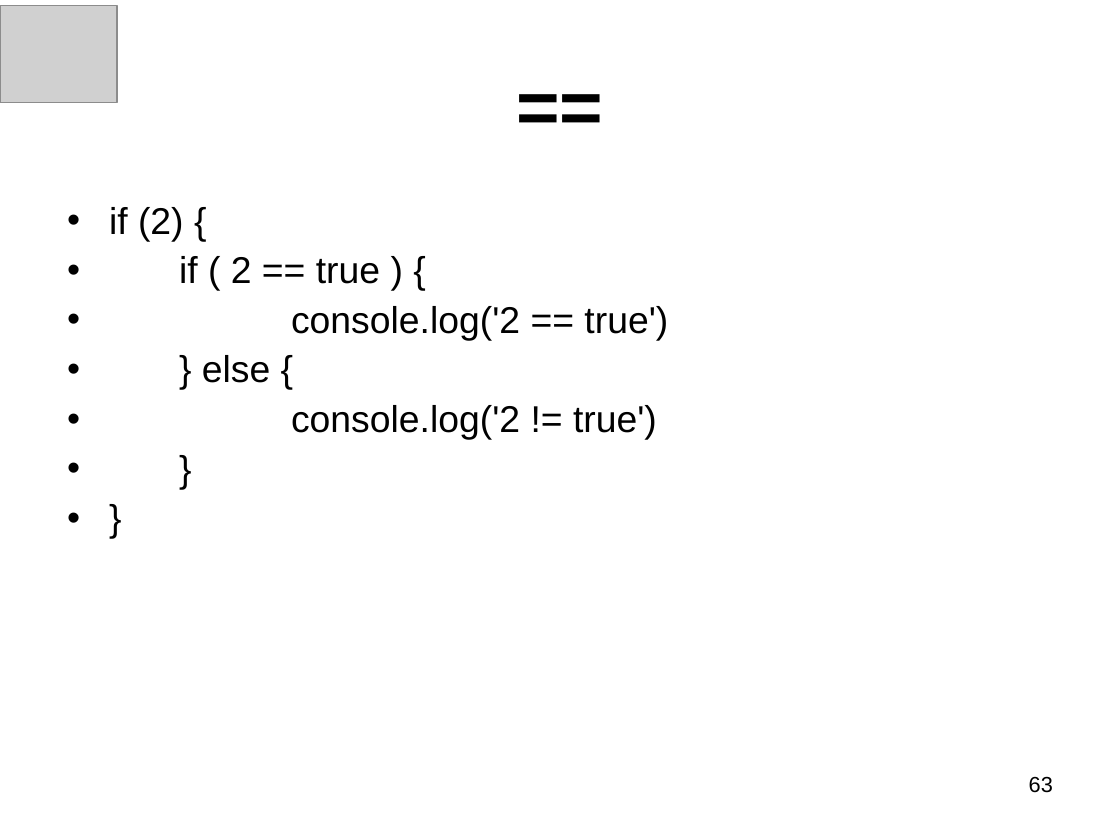
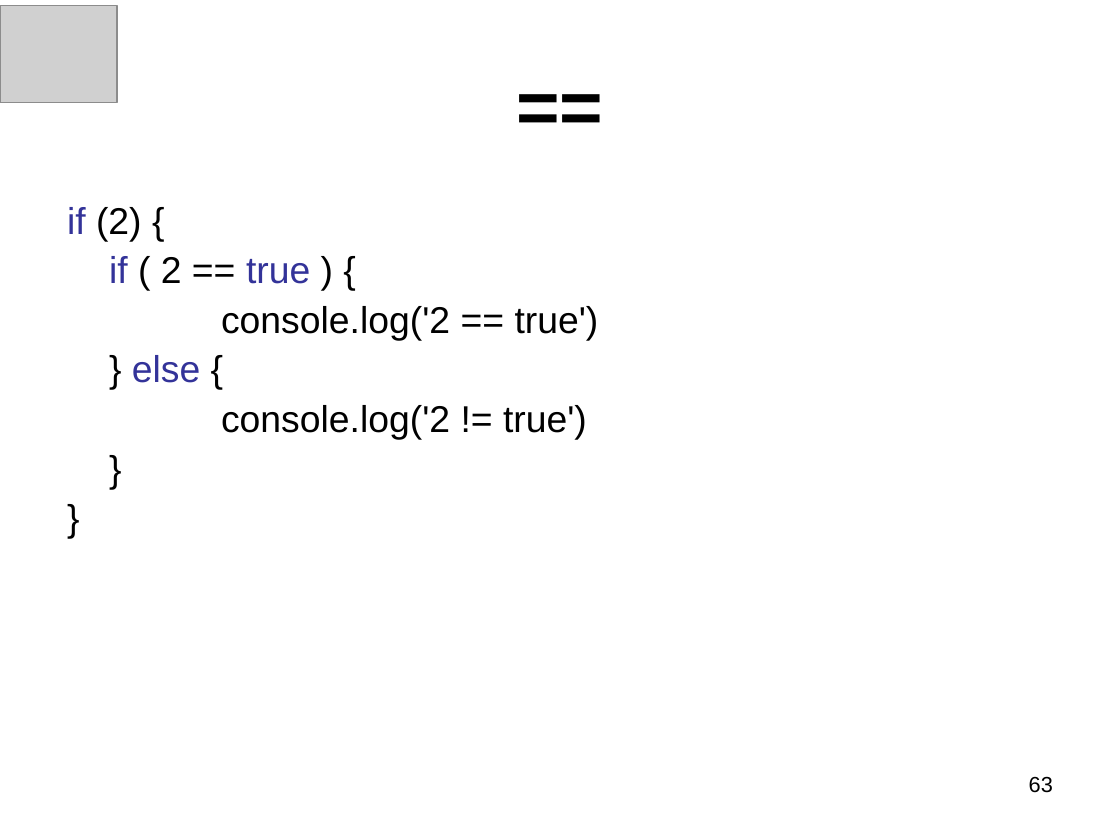
Before and after one commit to panxuepeng/javascript, a slide deck: slide 63 of ppt/1-1（第一天课程）.ppt. Drawn at 1120x840 pixels with LibreOffice and Linux fonts; fonts in the diff are those of the drawing; grey boxes stand for pictures. Boxes give left, top, right and bottom in pixels: in the first picture for what was removed or moved away, otherwise in the second. Text is boxed around its words. In the diff, an @@ line names an element or a change of style, - is before the commit and + after.

```diff
--- a/ppt/1-1（第一天课程）.ppt
+++ b/ppt/1-1（第一天课程）.ppt
@@ text "if (2) {" at box(67, 207, 599, 440): text colour #000000 to #333399 in "if", "if true", "else"; bullet • to none @@
```
Also in this commit, not shown: 7 other slides changed, 1 slide added, 2 slides removed.
